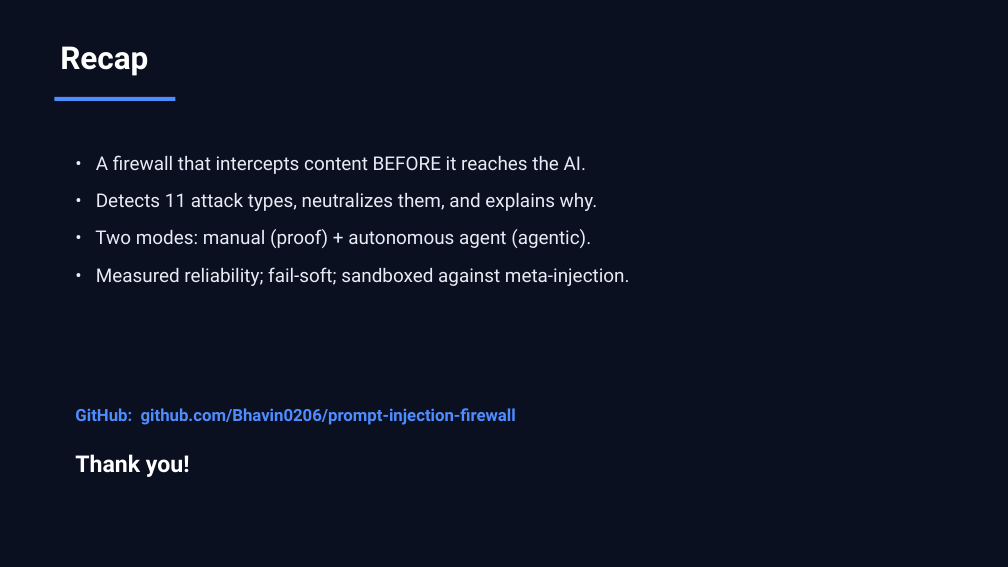
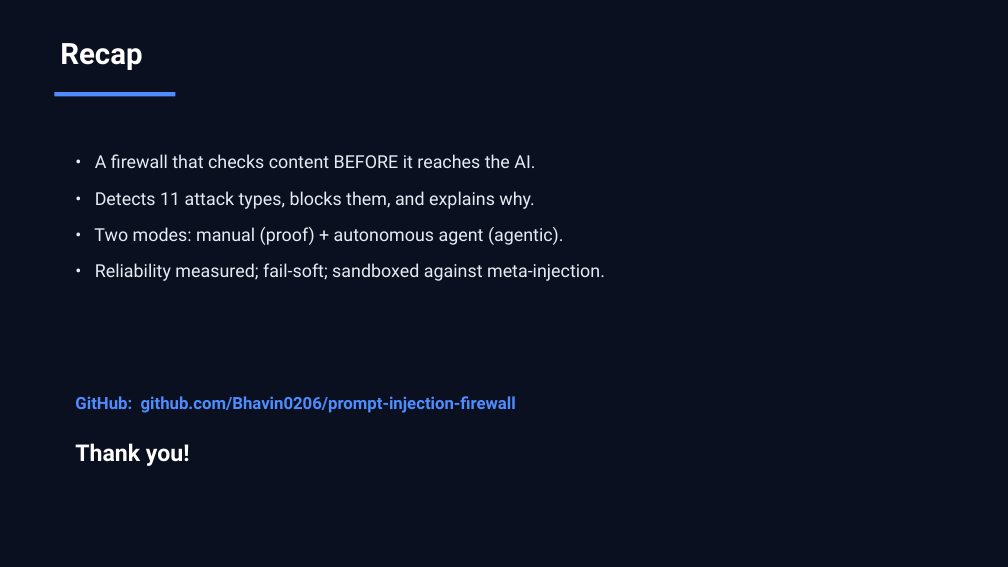
Before and after one commit to Bhavin0206/prompt-injection-firewall, a slide deck: slide 14 of docs/pitch_deck.pptx (slide 11 before the commit). Drawn at 1008x567 pixels with LibreOffice and Linux fonts; fonts in the diff are those of the drawing. Boxes give left, top, right and bottom in pixels: in the first picture for what was removed or moved away, otherwise in the second. Text is boxed around its words. In the diff, an @@ line names an element or a change of style, - is before the commit and + after.

```diff
--- a/docs/pitch_deck.pptx
+++ b/docs/pitch_deck.pptx
@@ text "Recap" at <box>60,43,142,70</box>: size 30 to 28 pt @@
@@ rectangle: place and size @@
-rectangle at <box>54,97,175,101</box>
+rectangle at <box>54,92,175,97</box>
@@ text at <box>95,154,535,209</box>: text changed; size 18 to 17 pt @@
-• A firewall that intercepts content BEFORE it reaches the AI.
-• Detects 11 attack types, neutralizes them, and explains why.
+• A firewall that checks content BEFORE it reaches the AI.
+• Detects 11 attack types, blocks them, and explains why.
@@ text at <box>94,227,564,245</box>: size 18 to 17 pt in "• Two modes: manual (proof) + autonomous ..." @@
@@ text at <box>95,263,605,281</box>: text changed; size 18 to 17 pt @@
-• Measured reliability; fail-soft; sandboxed against meta-injection.
+• Reliability measured; fail-soft; sandboxed against meta-injection.
@@ text "GitHub: github.com/Bhavin0206/prompt-injection-firewall": place and size @@
-text "GitHub: github.com/Bhavin0206/prompt-injection-firewall" at <box>75,408,516,425</box>
+text "GitHub: github.com/Bhavin0206/prompt-injection-firewall" at <box>75,396,516,413</box>
@@ text "Thank you!": place and size @@
-text "Thank you!" at <box>75,454,190,477</box>
+text "Thank you!" at <box>75,443,190,466</box>
```
Also in this commit, not shown: 10 other slides changed, 3 slides added, 5 other files.
